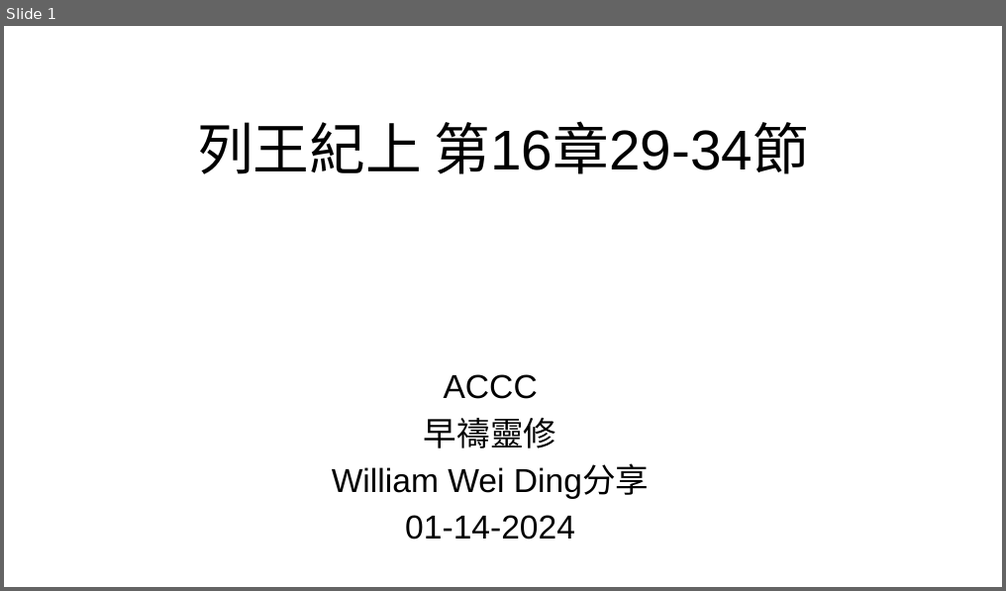
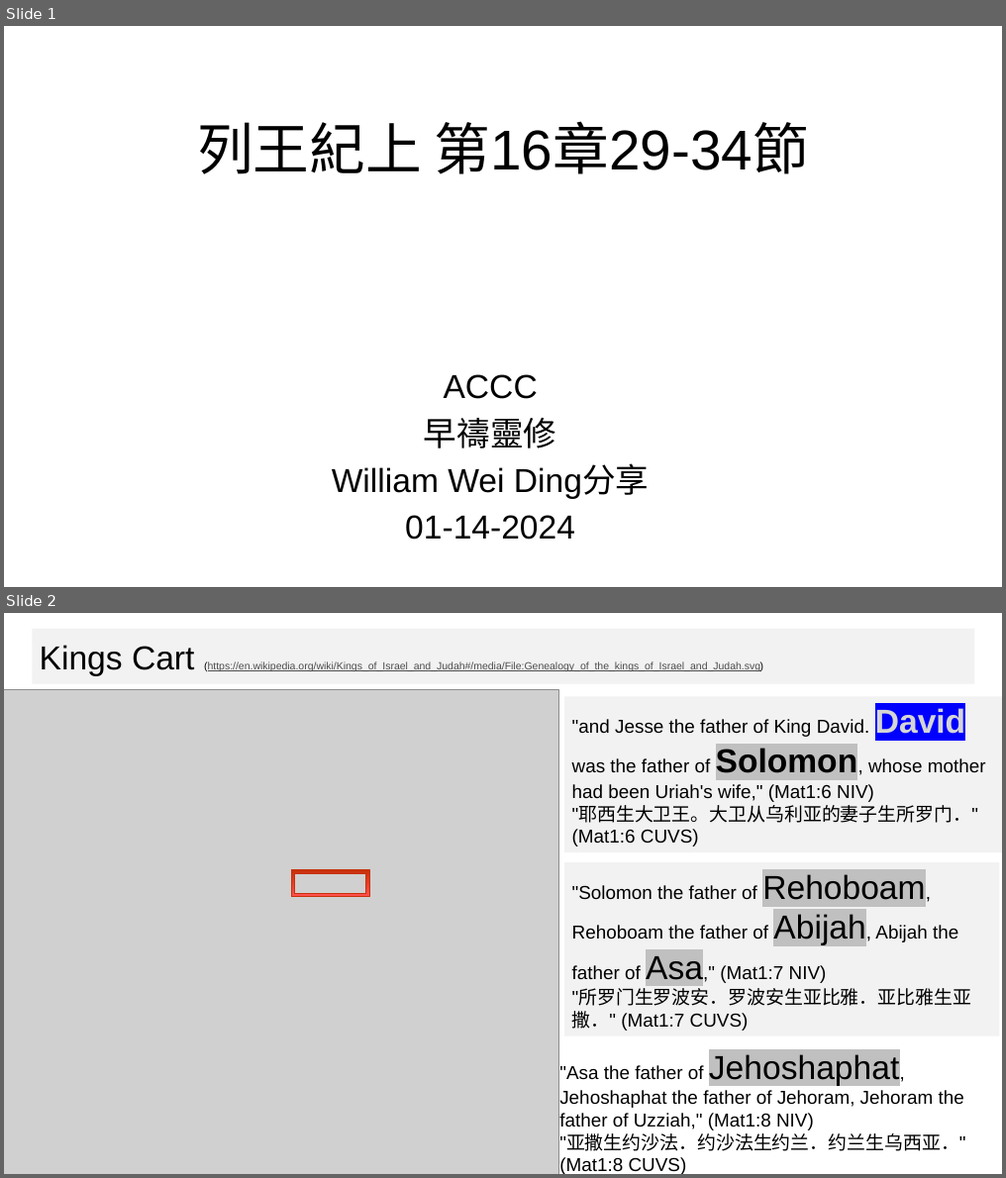
Before and after one commit to wdingbox/accc_2025_pp, a slide deck: work/wk_1King16_29_34.pptx. Shown one above the other, each under a label of ours: slide 1 before the commit, slides 1 and 2 after it. The pictures are 1006x591 and 1006x1178 pixels, drawn with LibreOffice and Linux fonts; fonts in the diff are those of the drawing; grey boxes stand for pictures; background and template pictures are left out. Boxes give left, top, right and bottom in pixels: in the first picture for what was removed or moved away, otherwise in the second. Text is boxed around its words. In the diff, an @@ line names an element or a change of style, - is before the commit and + after.

```diff
--- a/work/wk_1King16_29_34.pptx
+++ b/work/wk_1King16_29_34.pptx
@@ slide 2 added at (x1=4, y1=613, x2=1002, y2=1174), background picture (left out) @@
@@ title added at (x1=32, y1=629, x2=974, y2=684), fill #F2F2F2, 10 pt, text #4D4D4D, underline @@
+Kings Cart (https://en.wikipedia.org/wiki/Kings_of_Israel_and_Judah#/media/File:Genealogy_of_the_kings_of_Israel_and_Judah.svg)
@@ picture added at (x1=4, y1=690, x2=558, y2=1174) @@
@@ rectangle added at (x1=564, y1=697, x2=1002, y2=854), fill #F2F2F2, 18 pt, text #000000 @@
+"and Jesse the father of King David. David was the father of Solomon, whose mother had been Uriah's wife," (Mat1:6 NIV)
+"耶西生大卫王。大卫从乌利亚的妻子生所罗门．" (Mat1:6 CUVS)
@@ frame added at (x1=291, y1=869, x2=369, y2=897), fill gradient #C73109 to #FF5050, outline #C73109 0.75 pt @@
@@ rectangle added at (x1=564, y1=862, x2=1000, y2=1036), fill #F2F2F2, 18 pt, text #000000 @@
+"Solomon the father of Rehoboam, Rehoboam the father of Abijah, Abijah the father of Asa," (Mat1:7 NIV)
+"所罗门生罗波安．罗波安生亚比雅．亚比雅生亚撒．" (Mat1:7 CUVS)
@@ text added at (x1=559, y1=1065, x2=965, y2=1174), 18 pt, text #000000 @@
+"Asa the father of Jehoshaphat, Jehoshaphat the father of Jehoram, Jehoram the father of Uzziah," (Mat1:8 NIV)
+"亚撒生约沙法．约沙法生约兰．约兰生乌西亚．" (Mat1:8 CUVS)
```
Also in this commit, not shown: 3 slides changed, 1 other slide added, 1 slide removed, 2 other files.
